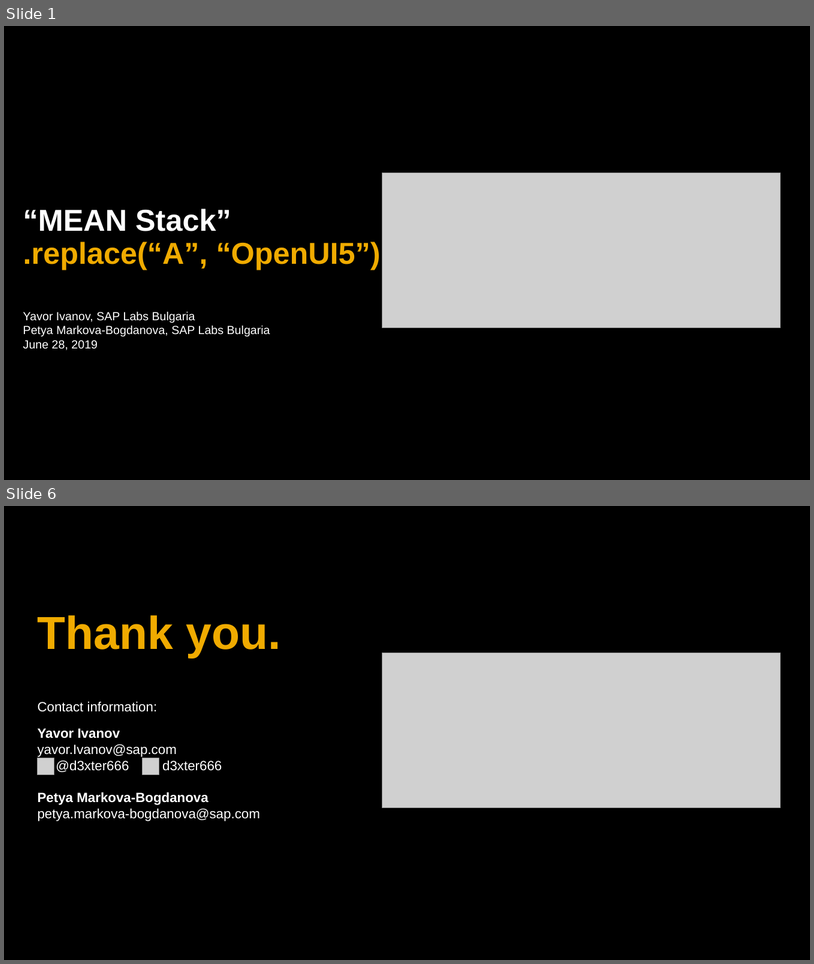
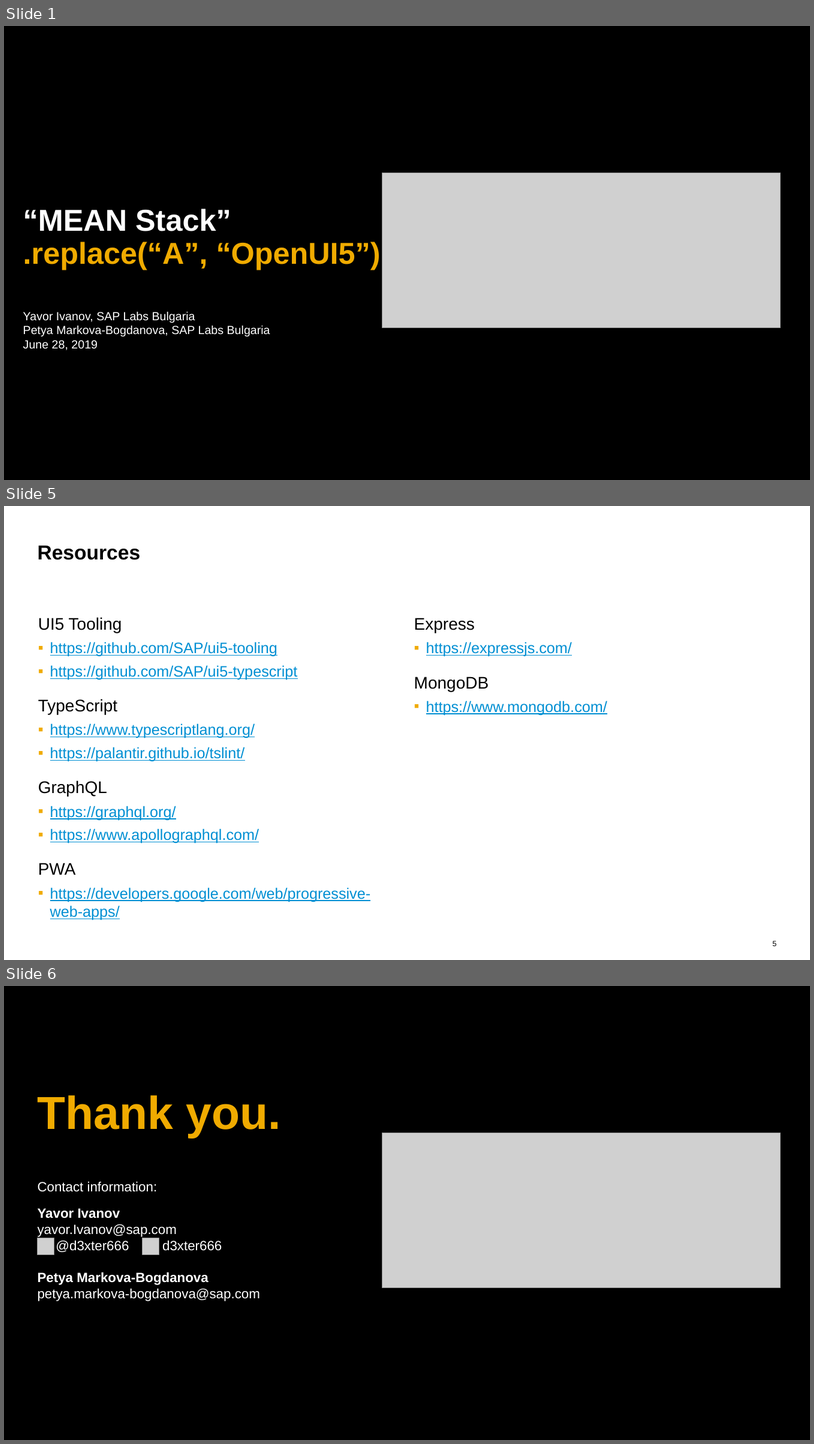
Before and after one commit to d3xter666/ui5con-2019-mean-stack-with-ui5, a slide deck: ui5con2019-mean-stack-ui5.pptx. Shown one above the other, each under a label of ours: slides 1 and 6 before the commit, slides 1, 5 and 6 after it; the slides between them are not shown. The pictures are 814x964 and 814x1444 pixels, drawn with LibreOffice and Linux fonts; fonts in the diff are those of the drawing; grey boxes stand for pictures. Boxes give left, top, right and bottom in pixels: in the first picture for what was removed or moved away, otherwise in the second. Text is boxed around its words. In the diff, an @@ line names an element or a change of style, - is before the commit and + after.

Commit message:
Updated presentation

```diff
--- a/ui5con2019-mean-stack-ui5.pptx
+++ b/ui5con2019-mean-stack-ui5.pptx
@@ slide 5 added at [4,506,810,960], background #FFFFFF @@
@@ title added at [38,546,141,560], 24 pt, text #000000, bold @@
+Resources
@@ text added at [38,617,371,920], 18 pt, text #008FD3, underline @@
+UI5 Tooling
+  ▪ https://github.com/SAP/ui5-tooling
+  ▪ https://github.com/SAP/ui5-typescript
+TypeScript
+  ▪ https://www.typescriptlang.org/
+  ▪ https://palantir.github.io/tslint/
+GraphQL
+  ▪ https://graphql.org/
+  ▪ https://www.apollographql.com/
+PWA
+  ▪ https://developers.google.com/web/progressive-web-apps/
@@ text added at [414,618,608,715], 18 pt, text #008FD3, underline @@
+Express
+  ▪ https://expressjs.com/
+MongoDB
+  ▪ https://www.mongodb.com/
@@ page number added at [773,940,777,946], 9 pt, text #000000 @@
+5
```
Also in this commit, not shown: 3 other slides added, 4 slides removed.
